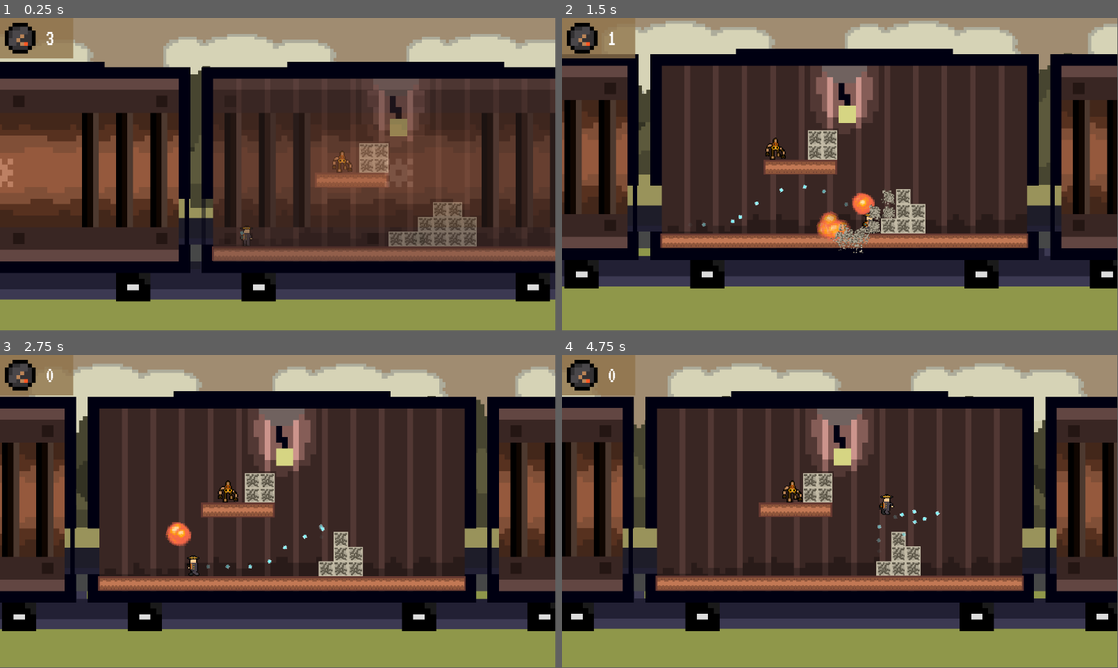
Above: before the commit, frames 1-4 (two rows, left to right).
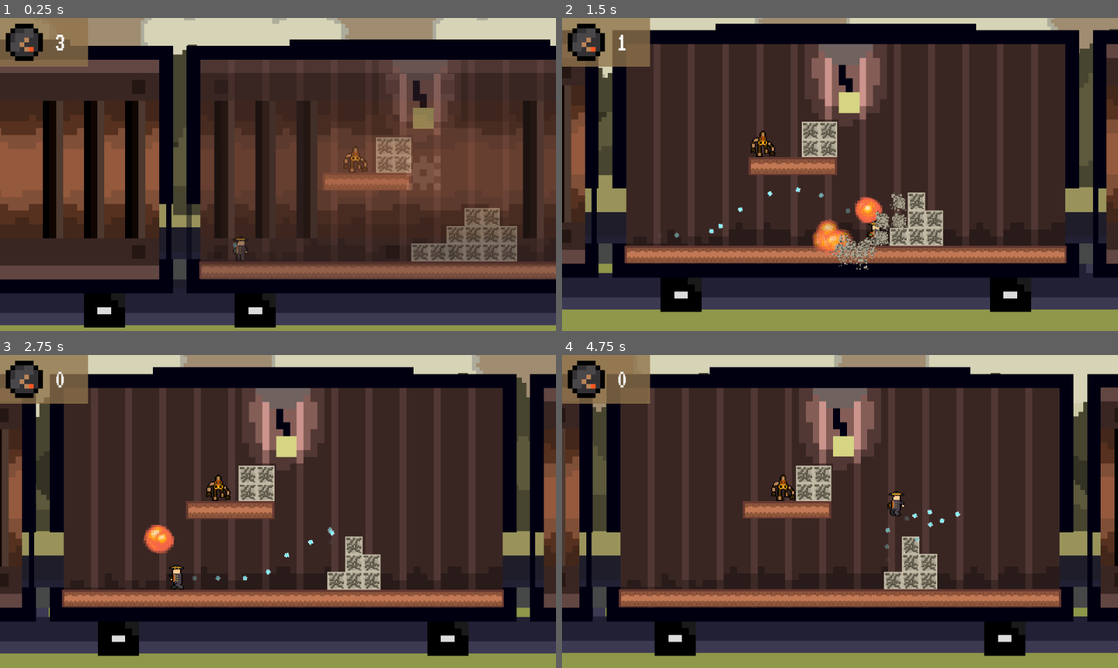
Above: after the commit, the same moments.

Repository: jordanbrotherton/GearDeRail
Game: Godot game, scene res://main.tscn
Same seed, same stepped clock (60 frames per second), same inputs: the game is played once before the commit and once after it.
Inputs:
- Up to frame 1 (0.25 s): no input
- Up to frame 2 (1.5 s): hold Right (ui_right) from 0.53 s (still down); tap X (bomb) at 0.6, 1.35 s; tap Space (jump) at 0.77 s
- Up to frame 3 (2.75 s): tap Space (jump) at 1.52 s; release Right (ui_right) at 2.03 s; hold Left (ui_left) from 2.03 s (still down); tap X (bomb) at 2.1 s
- Up to frame 4 (4.75 s): release Left (ui_left) at 2.78 s; hold Right (ui_right) 2.78-4.28 s; tap X (bomb) at 2.85, 3.6, 4.35 s; tap Space (jump) at 3.02, 3.77, 4.52 s; hold Left (ui_left) from 4.28 s (still down)
In our replay, the window is 799x449 before the commit and 800x450 after it. These sizes can differ from the game's own. Grey fills any space a smaller window leaves; there, only what the larger window draws over its background counts as a difference.

The runs differ from the first frame. In frame 1, 61% of the frame differs, in the area x 0-100%, y 0-99%; in frame 2, 65%; in frame 3, 66%; in frame 4, 66%, in the area x 0-100%, y 0-97%.

Commit message:
fix: menu scaling

Diff:
--- a/project.godot
+++ b/project.godot
@@ -14,6 +14,13 @@
 run/main_scene="uid://blcsvjos7srea"
 config/features=PackedStringArray("4.6")
 config/icon="uid://jt3mt6s8q5py"
+
+[display]
+
+window/size/viewport_width=960
+window/size/viewport_height=540
+window/stretch/mode="viewport"
+window/stretch/aspect="expand"
 
 [input]
 
--- a/title.tscn
+++ b/title.tscn
@@ -43,7 +43,9 @@
 [node name="Background" parent="." unique_id=428480095 instance=ExtResource("4_mom7w")]
 position = Vector2(52, 90)
 
-[node name="Control" type="Control" parent="." unique_id=1883468566]
+[node name="CanvasLayer" type="CanvasLayer" parent="." unique_id=15551130]
+
+[node name="Control" type="Control" parent="CanvasLayer" unique_id=1883468566]
 layout_mode = 3
 anchors_preset = 15
 anchor_right = 1.0
@@ -53,69 +55,76 @@
 size_flags_horizontal = 3
 size_flags_vertical = 3
 
-[node name="CanvasLayer" type="CanvasLayer" parent="Control" unique_id=15551130]
+[node name="VBoxContainer" type="VBoxContainer" parent="CanvasLayer/Control" unique_id=17329230]
+layout_mode = 1
+anchors_preset = 5
+anchor_left = 0.5
+anchor_right = 0.5
+offset_left = -245.0
+offset_top = 20.0
+offset_right = 245.0
+offset_bottom = 289.0
+grow_horizontal = 2
+alignment = 1
 
-[node name="VBoxContainer" type="VBoxContainer" parent="Control/CanvasLayer" unique_id=17329230]
-anchors_preset = 8
-anchor_left = 0.5
-anchor_top = 0.5
-anchor_right = 0.5
-anchor_bottom = 0.5
-offset_left = -54.5
-offset_top = -51.0
-offset_right = 54.5
-offset_bottom = 51.0
-grow_horizontal = 2
-grow_vertical = 2
-scale = Vector2(5, 5)
-
-[node name="Title" type="Label" parent="Control/CanvasLayer/VBoxContainer" unique_id=644449682]
+[node name="Title" type="Label" parent="CanvasLayer/Control/VBoxContainer" unique_id=644449682]
 layout_mode = 2
 theme_override_colors/font_color = Color(1, 0.84313726, 0, 1)
 theme_override_constants/outline_size = 4
 theme_override_fonts/font = ExtResource("1_oyqm6")
+theme_override_font_sizes/font_size = 72
 theme_override_styles/normal = SubResource("StyleBoxTexture_7lgly")
 text = "Train Heist Game?"
 horizontal_alignment = 1
 
-[node name="Play" type="Button" parent="Control/CanvasLayer/VBoxContainer" unique_id=2140620943]
+[node name="Play" type="Button" parent="CanvasLayer/Control/VBoxContainer" unique_id=2140620943]
+custom_minimum_size = Vector2(256, 0)
 layout_mode = 2
+size_flags_horizontal = 4
 theme_override_colors/font_color = Color(1, 0.84313726, 0, 1)
 theme_override_constants/outline_size = 2
 theme_override_constants/align_to_largest_stylebox = 100
 theme_override_fonts/font = ExtResource("1_oyqm6")
-theme_override_font_sizes/font_size = 10
+theme_override_font_sizes/font_size = 48
 theme_override_styles/normal = SubResource("StyleBoxTexture_3xoar")
 text = "Play"
 
-[node name="Controls" type="Button" parent="Control/CanvasLayer/VBoxContainer" unique_id=1479317543]
+[node name="Controls" type="Button" parent="CanvasLayer/Control/VBoxContainer" unique_id=1479317543]
+custom_minimum_size = Vector2(128, 0)
 layout_mode = 2
+size_flags_horizontal = 4
+size_flags_vertical = 4
 theme_override_colors/font_color = Color(1, 0.84313726, 0, 1)
 theme_override_constants/outline_size = 2
 theme_override_constants/align_to_largest_stylebox = 1
 theme_override_fonts/font = ExtResource("1_oyqm6")
-theme_override_font_sizes/font_size = 8
+theme_override_font_sizes/font_size = 32
 theme_override_styles/normal = SubResource("StyleBoxTexture_0824t")
 text = "Controls"
 
-[node name="Credits" type="Button" parent="Control/CanvasLayer/VBoxContainer" unique_id=1730370453]
+[node name="Credits" type="Button" parent="CanvasLayer/Control/VBoxContainer" unique_id=1730370453]
+custom_minimum_size = Vector2(128, 0)
 layout_mode = 2
+size_flags_horizontal = 4
 theme_override_colors/font_color = Color(1, 0.84313726, 0, 1)
+theme_override_colors/font_outline_color = Color(0, 0, 0, 1)
 theme_override_constants/align_to_largest_stylebox = 1
 theme_override_fonts/font = ExtResource("1_oyqm6")
-theme_override_font_sizes/font_size = 8
+theme_override_font_sizes/font_size = 32
 theme_override_styles/normal = SubResource("StyleBoxTexture_nuqgq")
 text = "Credits"
 
-[node name="Quit" type="Button" parent="Control/CanvasLayer/VBoxContainer" unique_id=1848672612]
+[node name="Quit" type="Button" parent="CanvasLayer/Control/VBoxContainer" unique_id=1848672612]
+custom_minimum_size = Vector2(128, 0)
 layout_mode = 2
+size_flags_horizontal = 4
 theme_override_colors/font_color = Color(1, 0.84313726, 0, 1)
 theme_override_constants/align_to_largest_stylebox = 2
 theme_override_fonts/font = ExtResource("1_oyqm6")
-theme_override_font_sizes/font_size = 8
+theme_override_font_sizes/font_size = 32
 theme_override_styles/normal = SubResource("StyleBoxTexture_lx2ly")
 text = "Quit"
 
 [node name="Camera2D" type="Camera2D" parent="." unique_id=1132156732]
-position = Vector2(50, 66)
-zoom = Vector2(10, 10)
+position = Vector2(50, 70)
+zoom = Vector2(8, 8)
Not shown: 1 places in title.tscn that only renumber resources
